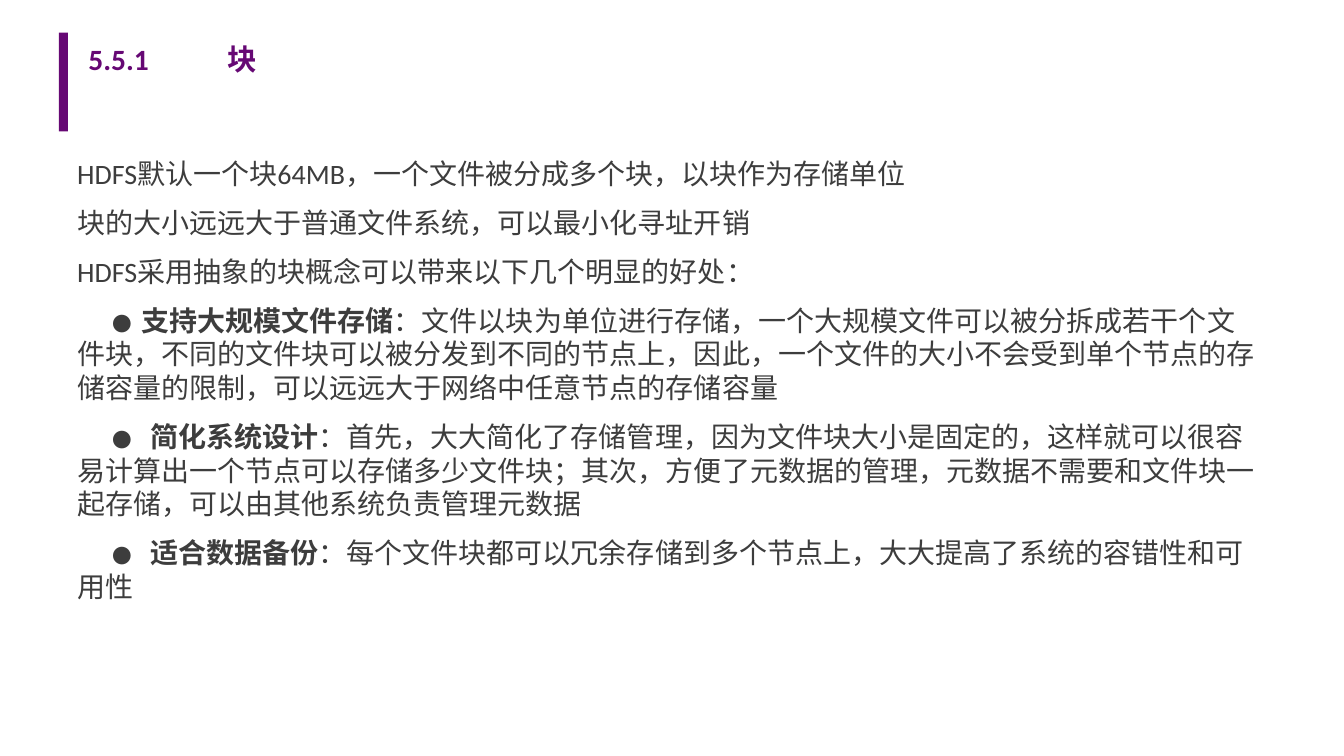
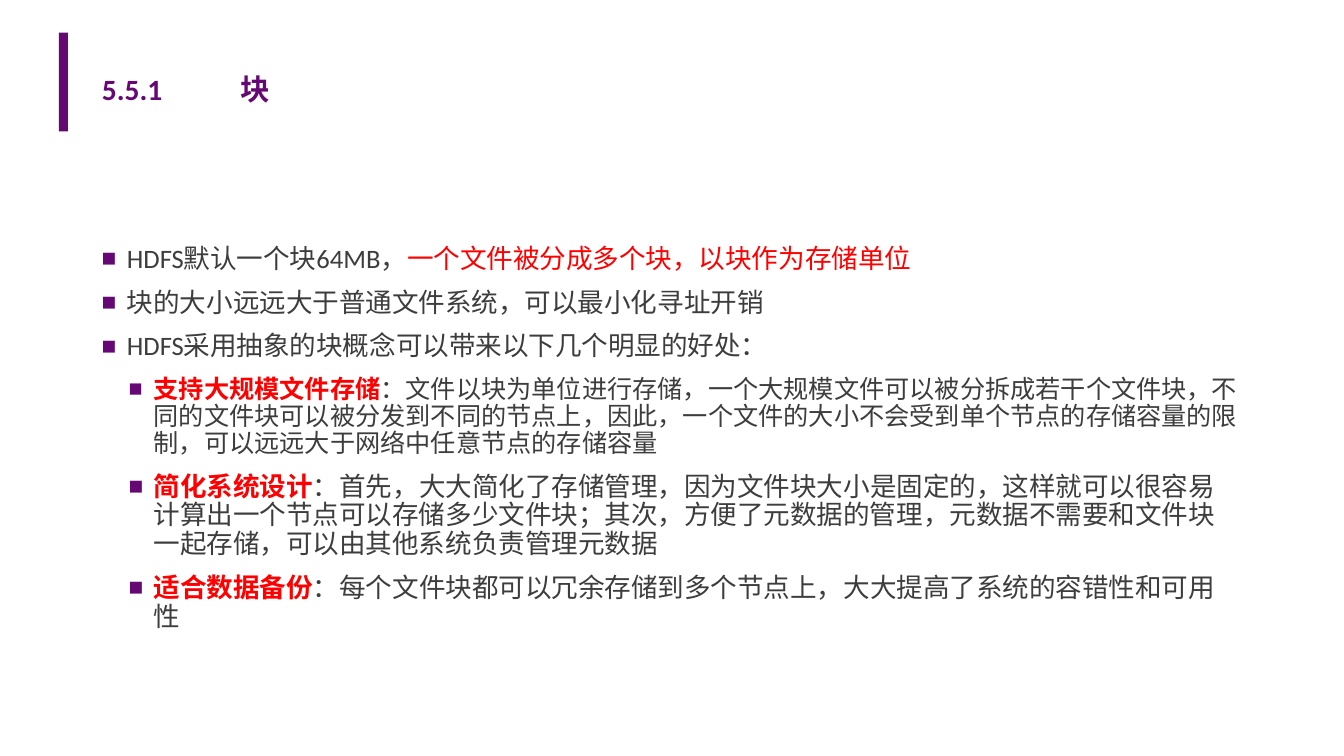
Before and after one commit to ginger0106/IB00030-clould-computing-sztu, a slide deck: slide 7 of 05-云计算技术-分布式文件系统-(2022).ppt. Drawn at 1344x756 pixels with LibreOffice and Linux fonts; fonts in the diff are those of the drawing; background and template pictures are left out. Boxes give left, top, right and bottom in pixels: in the first picture for what was removed or moved away, otherwise in the second. Text is boxed around its words. In the diff, an @@ line names an element or a change of style, - is before the commit and + after.

```diff
--- a/05-云计算技术-分布式文件系统-(2022).ppt
+++ b/05-云计算技术-分布式文件系统-(2022).ppt
@@ title "5.5.1 块" moved from (x1=88, y1=45, x2=256, y2=73) to (x1=102, y1=75, x2=270, y2=103) @@
@@ text "HDFS默认一个块64MB，一个文件被分成多个块，以块作为存储单位" moved from (x1=77, y1=160, x2=1255, y2=566) to (x1=127, y1=246, x2=1237, y2=628) @@
@@ text at (x1=127, y1=246, x2=911, y2=357): size 20 to 19 pt in "HDFS默认一个块64MB，一个文件被分成多个块，以块作为存储单位", "块的大小远远大于普通文件系统，可以最小化寻址开销", "HDFS采用抽象的块概念可以带来以下几个明显的好处："; text colour #3D3D3D to #FF0000 in "HDFS默认一个块64MB，一个文件被分成多个块，以块作为存储单位"; bullet none to ■; line spacing 1 to 0.9 @@
@@ text at (x1=154, y1=376, x2=1237, y2=628): text changed; size 20 to 19 pt @@
-● 支持大规模文件存储：文件以块为单位进行存储，一个大规模文件可以被分拆成若干个文件块，不同的文件块可以被分发到不同的节点上，因此，一个文件的大小不会受到单个节点的存储容量的限制，可以远远大于网络中任意节点的存储容量
-● 简化系统设计：首先，大大简化了存储管理，因为文件块大小是固定的，这样就可以很容易计算出一个节点可以存储多少文件块；其次，方便了元数据的管理，元数据不需要和文件块一起存储，可以由其他系统负责管理元数据
-● 适合数据备份：每个文件块都可以冗余存储到多个节点上，大大提高了系统的容错性和可用性
+  ■ 支持大规模文件存储：文件以块为单位进行存储，一个大规模文件可以被分拆成若干个文件块，不同的文件块可以被分发到不同的节点上，因此，一个文件的大小不会受到单个节点的存储容量的限制，可以远远大于网络中任意节点的存储容量
+  ■ 简化系统设计：首先，大大简化了存储管理，因为文件块大小是固定的，这样就可以很容易计算出一个节点可以存储多少文件块；其次，方便了元数据的管理，元数据不需要和文件块一起存储，可以由其他系统负责管理元数据
+  ■ 适合数据备份：每个文件块都可以冗余存储到多个节点上，大大提高了系统的容错性和可用性
```
Also in this commit, not shown: 68 other slides changed, 1 other file.
